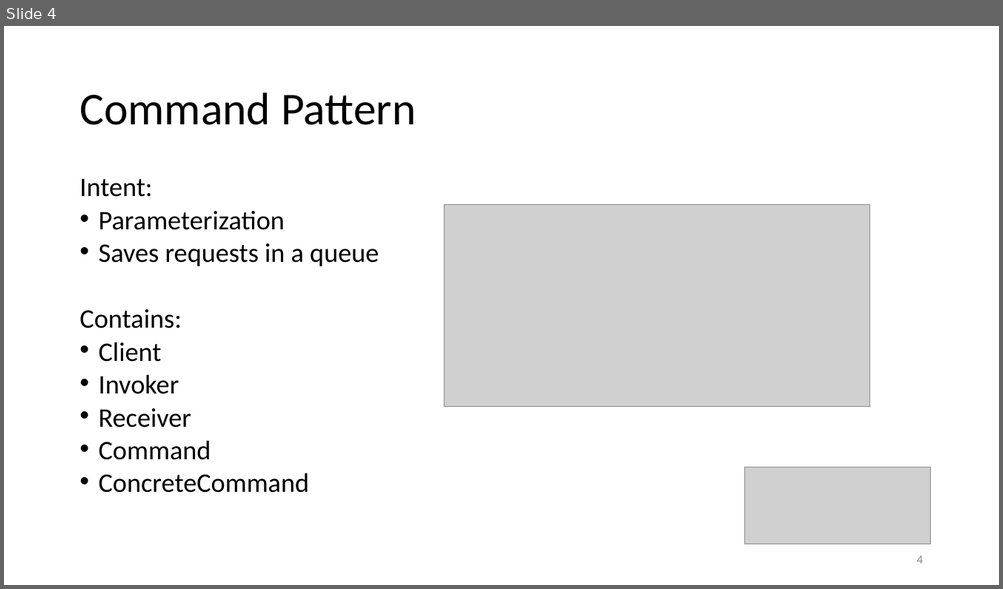
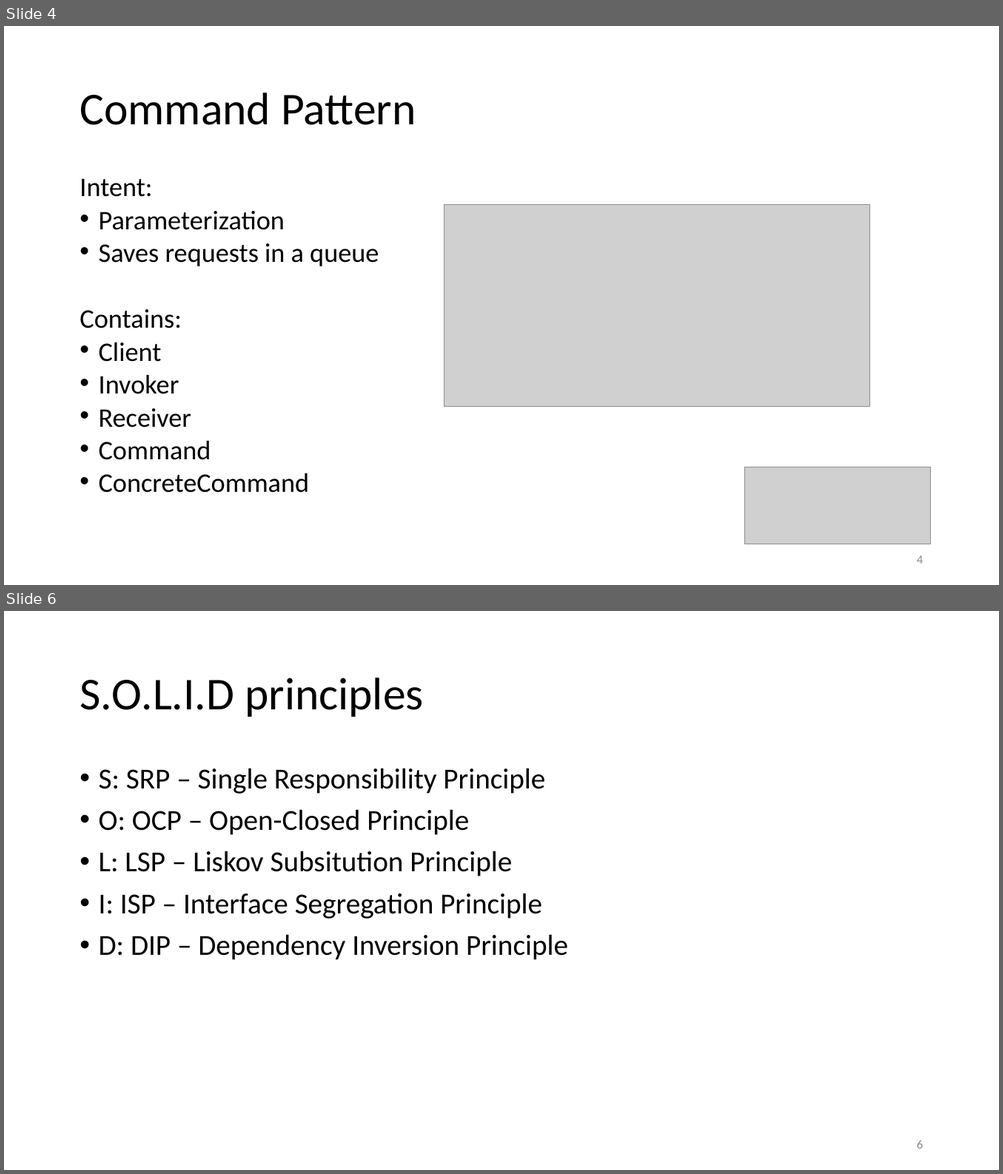
Before and after one commit to cuongcnguyen/SWDAssignment2, a slide deck: Presentation - Command Pattern.pptx. Shown one above the other, each under a label of ours: slide 4 before the commit, slides 4 and 6 after it; the slides between them are not shown. The pictures are 1003x589 and 1003x1174 pixels, drawn with LibreOffice and Linux fonts; fonts in the diff are those of the drawing; grey boxes stand for pictures. Boxes give left, top, right and bottom in pixels: in the first picture for what was removed or moved away, otherwise in the second. Text is boxed around its words. In the diff, an @@ line names an element or a change of style, - is before the commit and + after.

Commit message:
Presentation added as PDF

```diff
--- a/Presentation - Command Pattern.pptx
+++ b/Presentation - Command Pattern.pptx
@@ slide 6 added at bbox=[4, 611, 999, 1170], background #FFFFFF @@
@@ title added at bbox=[79, 678, 423, 717], 44 pt, text #000000 @@
+S.O.L.I.D principles
@@ text added at bbox=[99, 768, 568, 960], 28 pt, text #000000 @@
+• S: SRP – Single Responsibility Principle
+• O: OCP – Open-Closed Principle
+• L: LSP – Liskov Subsitution Principle
+• I: ISP – Interface Segregation Principle
+• D: DIP – Dependency Inversion Principle
@@ page number added at bbox=[916, 1141, 922, 1149], 12 pt, text #8C8C8C @@
+6
```
Also in this commit, not shown: 1 other slide added, 1 other file.
